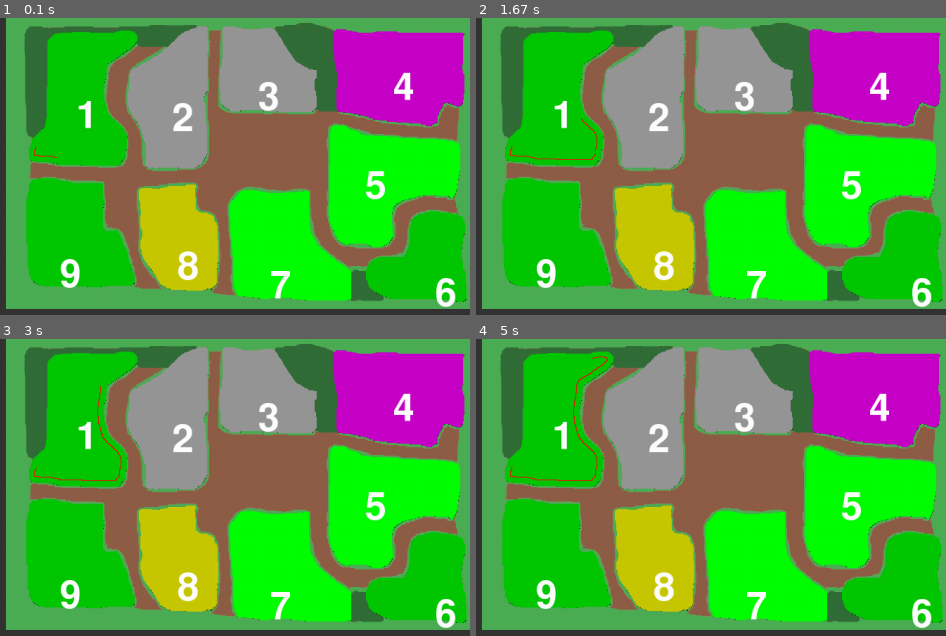
Above: before the commit, frames 1-4 (two rows, left to right).
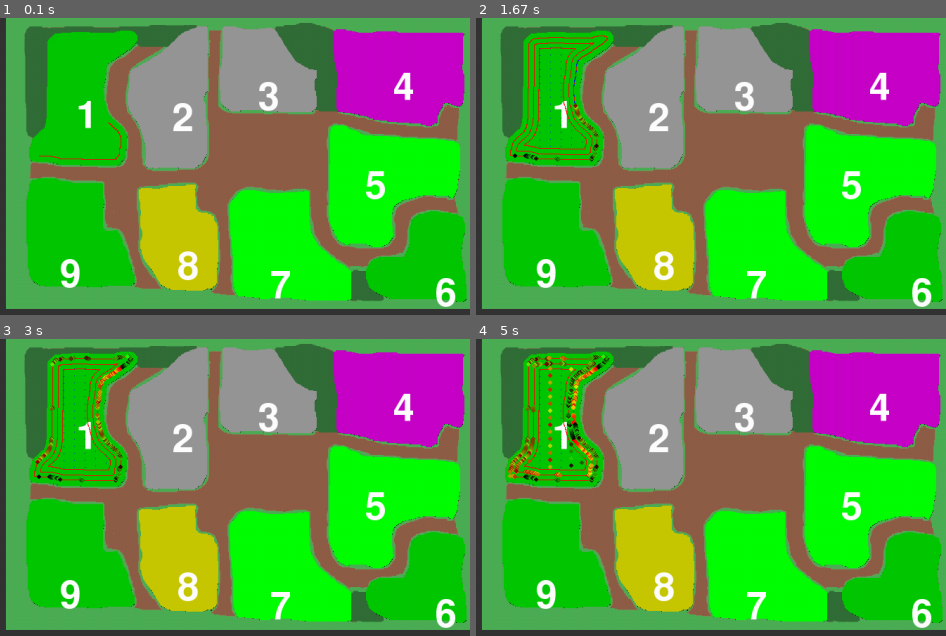
Above: after the commit, the same moments.

Repository: CaptainDeathead/Farm-CEO-ng
Game: pygame game, started from game/main.py
The game is run twice, just before and just after one commit, with the same random seed, the same clock (stepped at 60 frames per second) and the same inputs.
Inputs:
- Up to frame 1 (0.1 s): no input
- Up to frame 2 (1.67 s): no input
- Up to frame 3 (3 s): no input
- Up to frame 4 (5 s): no input

The runs differ from the first frame. In frame 1, 0.1% of the frame differs, in the area x 7-26%, y 35-48%; in frame 2, 1.4%; in frame 3, 1.7%; in frame 4, 2.5%, in the area x 6-29%, y 5-49%.

Commit message:
Outside laps now start at the gate

Diff:
--- a/game/farm.py
+++ b/game/farm.py
@@ -66,10 +66,9 @@
             nx, ny = boundary[index+1]
             dist_2 += sqrt((nx - px) ** 2 + (ny - py) ** 2)
 
-        for px, py in boundary[-1:p2_index-1:-1]:
+        for px, py in boundary[-1:p2_index:-1]:
             index = boundary.index((px, py))
-
-            nx, ny = boundary[index + 1]
+            nx, ny = boundary[index - 1]
             dist_2 += sqrt((nx - px) ** 2 + (ny - py) ** 2)
 
         if dist_1 < dist_2:
@@ -89,6 +88,7 @@
         for i, point in enumerate(path):
             pg.draw.line(screen, (255, 0, 0), (path[i-1][0] + 620, path[i-1][1]), (point[0] + 620, point[1]))
             pg.display.flip()
+            pg.time.wait(1)
 
     def generate_working_path(self, paddock_destination: Destination, working_width: float, outside_laps: int = 2, skiprow: bool = False) -> List[Sequence[float]]:
         """
@@ -126,6 +126,21 @@
         boundary = paddock.boundary
 
         lap_1 = utils.shrink_polygon(boundary, working_width / 2)
+
+        # Find the closest point to the gate
+        closest_dist = float('inf')
+        closest_point_index = 0
+        for i, (px, py) in enumerate(lap_1):
+            dist = sqrt((paddock.gate[0] - px) ** 2 + (paddock.gate[1] - py) ** 2)
+
+            if dist < closest_dist:
+                closest_dist = dist
+                closest_point_index = i
+
+        new_lap_1 = lap_1[closest_point_index:]
+        new_lap_1.extend(lap_1[:closest_point_index])
+        lap_1 = new_lap_1
+
         self.draw_path(lap_1)
 
         path = []
--- a/game/farm_ceo.py
+++ b/game/farm_ceo.py
@@ -121,7 +121,7 @@
             for i, point in enumerate(self.shed.task_manager.test_make_job(self.paddock_manager.paddocks[pdk])):
                 c = pg.draw.circle(self.screen, (i%255, i**2%255, 0), (point[0] + PANEL_WIDTH, point[1]), 3)
                 pg.display.update(c)
-                pg.time.wait(1)
+                pg.time.wait(5)
 
         input()
 
